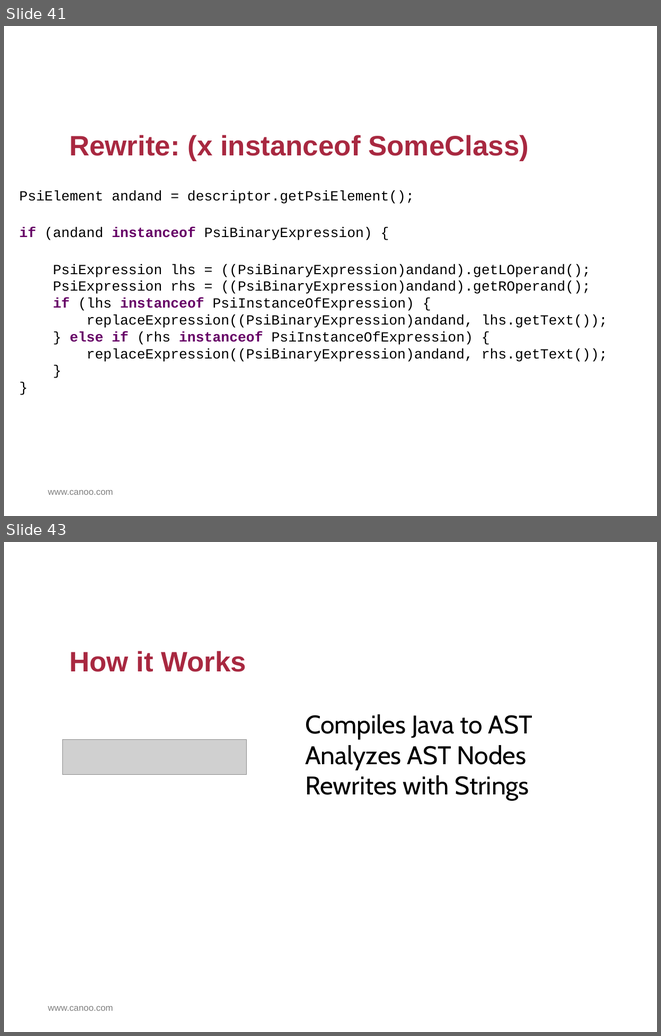
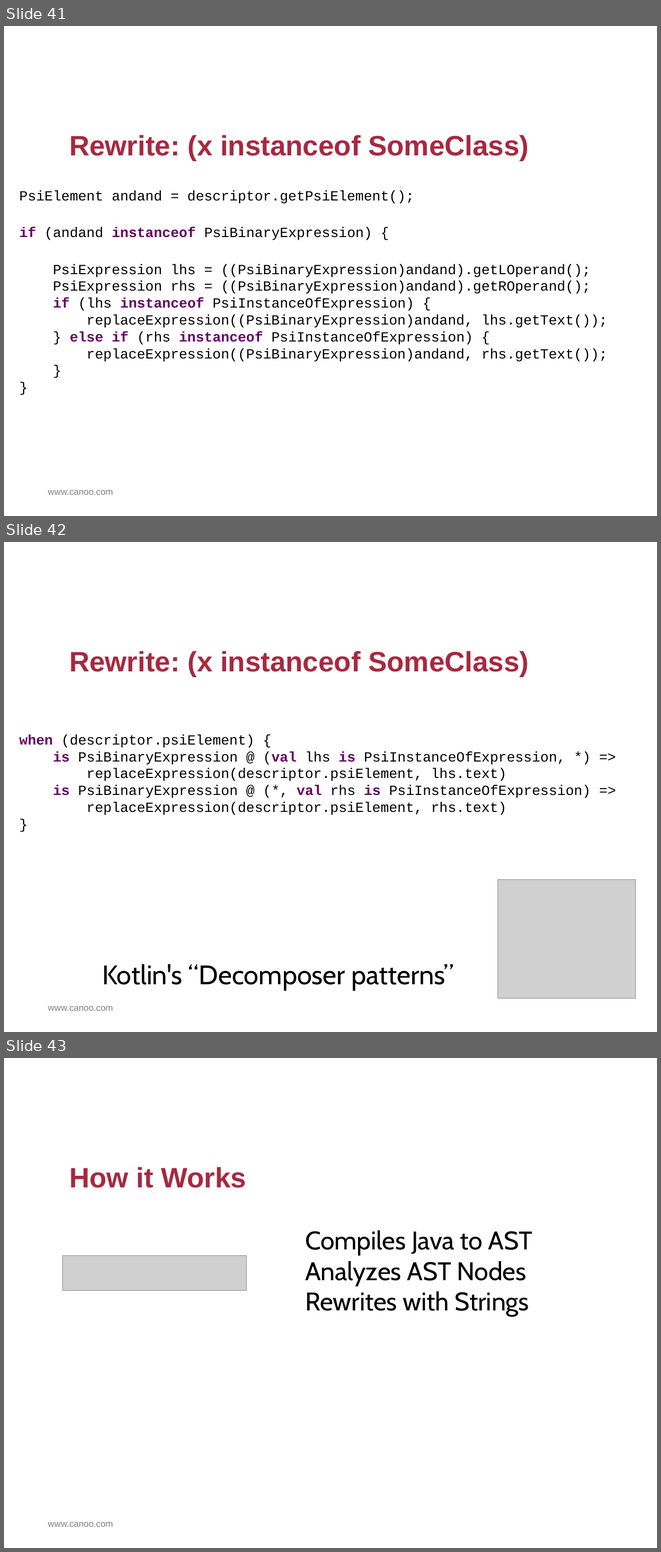
Before and after one commit to HamletDRC/presentations, a slide deck: asttransformations/AstTransformations.odp. Shown one above the other, each under a label of ours: slides 41 and 43 before the commit, slides 41, 42 and 43 after it; the slides between them are not shown. The pictures are 661x1036 and 661x1552 pixels, drawn with LibreOffice and Linux fonts; fonts in the diff are those of the drawing; grey boxes stand for pictures; background and template pictures are left out. Boxes give left, top, right and bottom in pixels: in the first picture for what was removed or moved away, otherwise in the second. Text is boxed around its words. In the diff, an @@ line names an element or a change of style, - is before the commit and + after.

```diff
--- a/asttransformations/AstTransformations.odp
+++ b/asttransformations/AstTransformations.odp
@@ slide 42 added at (4,542,657,1032), background #FFFFFF; not listed: 1 template element that a slide beside it also shows @@
@@ title added at (69,651,529,677), 44 pt, text #A82840, bold @@
+Rewrite: (x instanceof SomeClass)
@@ text added at (19,734,591,815), 22 pt, text #000000 @@
+when (descriptor.psiElement) {
+is PsiBinaryExpression @ (val lhs is PsiInstanceOfExpression, *) =>
+replaceExpression(descriptor.psiElement, lhs.text)
+is PsiBinaryExpression @ (*, val rhs is PsiInstanceOfExpression) =>
+replaceExpression(descriptor.psiElement, rhs.text)
+}
@@ picture added at (497,879,635,998) @@
@@ text added at (102,964,453,990), 42 pt, text #000000 @@
+Kotlin's “Decomposer patterns”
```
Also in this commit, not shown: 3 slides changed, 1 other slide added, 1 slide removed, 6 other files.
